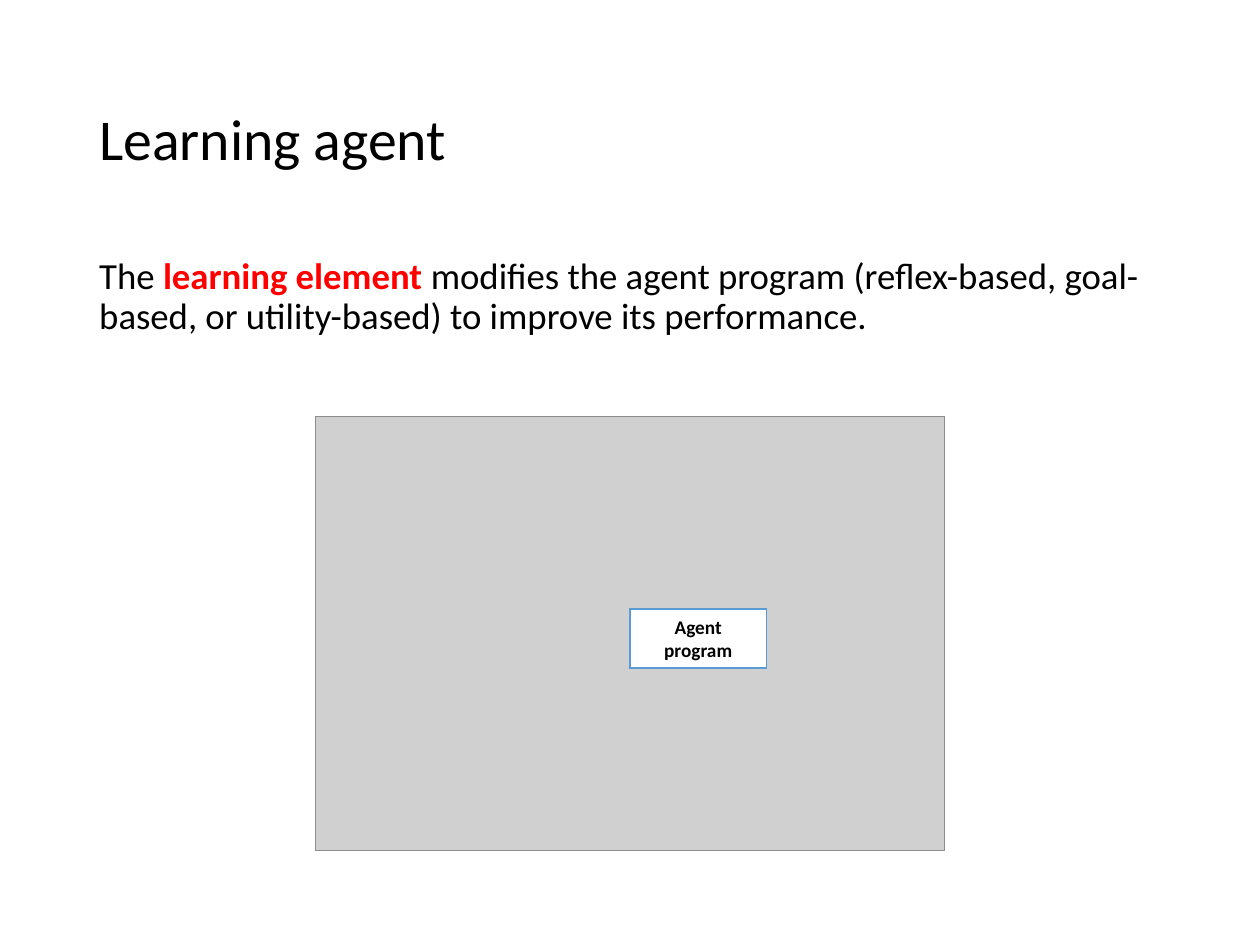
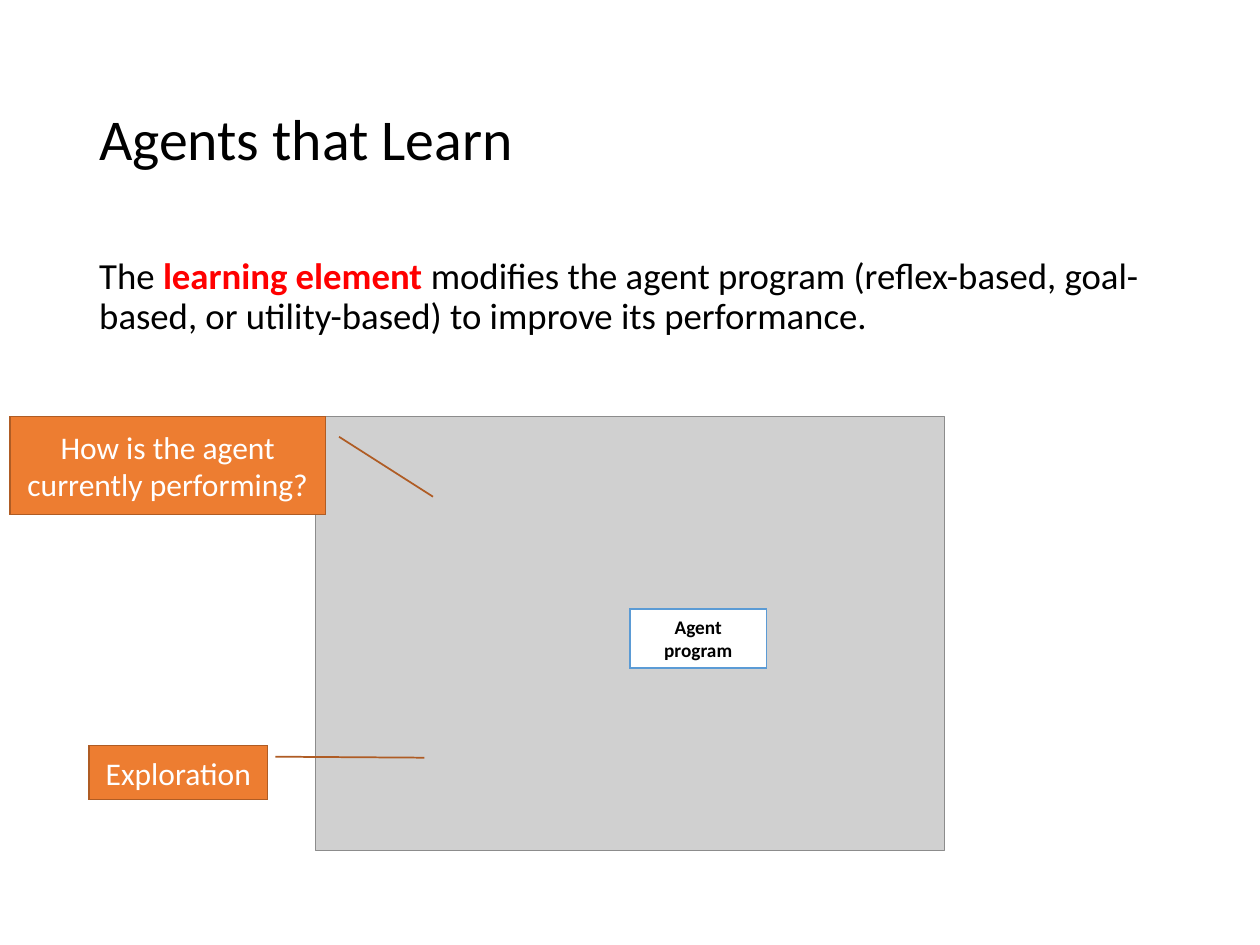
Before and after one commit to mhahsler/CS7320-AI, a slide deck: slide 23 of slides/02_agents.pptx. Drawn at 1260x945 pixels with LibreOffice and Linux fonts; fonts in the diff are those of the drawing; grey boxes stand for pictures. Boxes give left, top, right and bottom in pixels: in the first picture for what was removed or moved away, otherwise in the second. Text is boxed around its words. In the diff, an @@ line names an element or a change of style, - is before the commit and + after.

```diff
--- a/slides/02_agents.pptx
+++ b/slides/02_agents.pptx
@@ title at (x1=99, y1=120, x2=513, y2=170): text changed @@
-Learning agent
+Agents that Learn
@@ border callout added at (x1=10, y1=417, x2=325, y2=515), fill #ED7D31, outline #AF5C24 1 pt, 18 pt, text #FFFFFF @@
+How is the agent currently performing?
@@ border callout added at (x1=89, y1=746, x2=268, y2=800), fill #ED7D31, outline #AF5C24 1 pt, 18 pt, text #FFFFFF @@
+Exploration
```
Also in this commit, not shown: 6 other slides changed, 1 other file.
